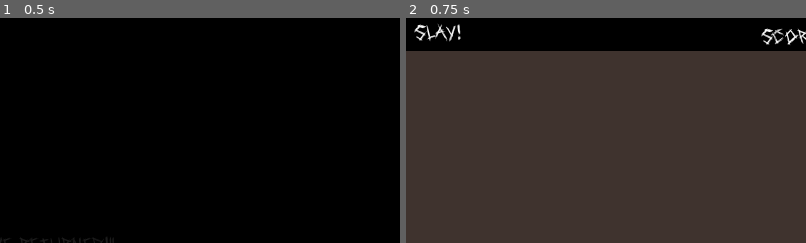
Above: before the commit, frames 1-2 (left to right).
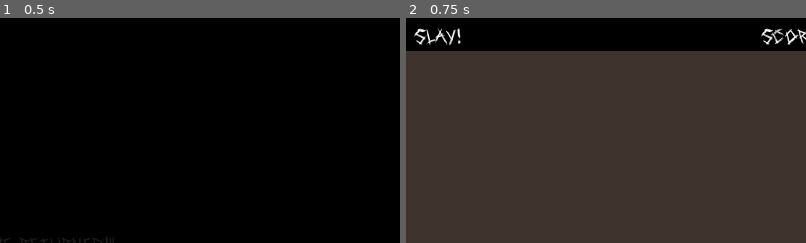
Above: after the commit, the same moments.

Repository: Academia-Team/Academia-Fall-of-the-Citadel
Game: Godot game, scene res://scene/intro.tscn
Two runs of this game, one before a commit and one after it. Both use one fixed random seed, a clock stepped at 60 frames per second and the inputs below.
Inputs (mouse positions are % of the whole screen's width and height, from its top left):
- Up to frame 1 (0.5 s): no input
- Up to frame 2 (0.75 s): tap Enter at 0.5 s; move the mouse to (72, 45) at 0.52 s; hold Right (move_right) from 0.53 s (still down); tap Space (action) at 0.6 s; click (72, 45) at 0.67 s
The pictures show only the part of the screen within x 46-96%, y 0-50%; the shares and areas given below are measured in that part.

Frame 1 is identical in both runs. In frame 2, 0.6% of the frame differs, in the area x 2-14%, y 2-13%.

Commit message:
Fix infobar inconsistancy

Diff:
--- a/scene/infobar.tscn
+++ b/scene/infobar.tscn
@@ -10,13 +10,10 @@
 
 [node name="item_info" type="Label" parent="."]
 anchor_left = 0.5
-anchor_top = 0.5
 anchor_right = 0.5
-anchor_bottom = 0.5
-margin_left = -20.0
-margin_top = -20.0
-margin_right = 20.0
-margin_bottom = 20.0
+margin_left = -23.0
+margin_right = 23.0
+margin_bottom = 40.0
 grow_horizontal = 2
 text = "Slay!"
 align = 1
